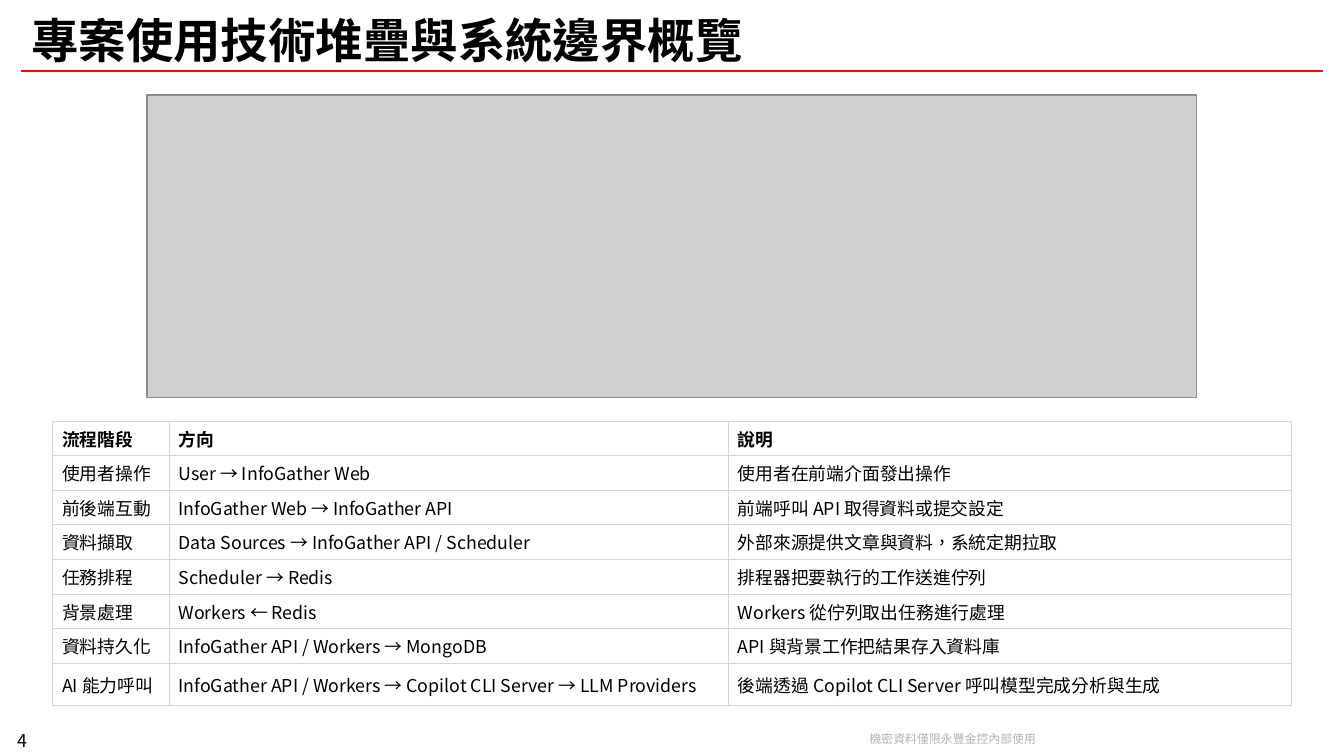
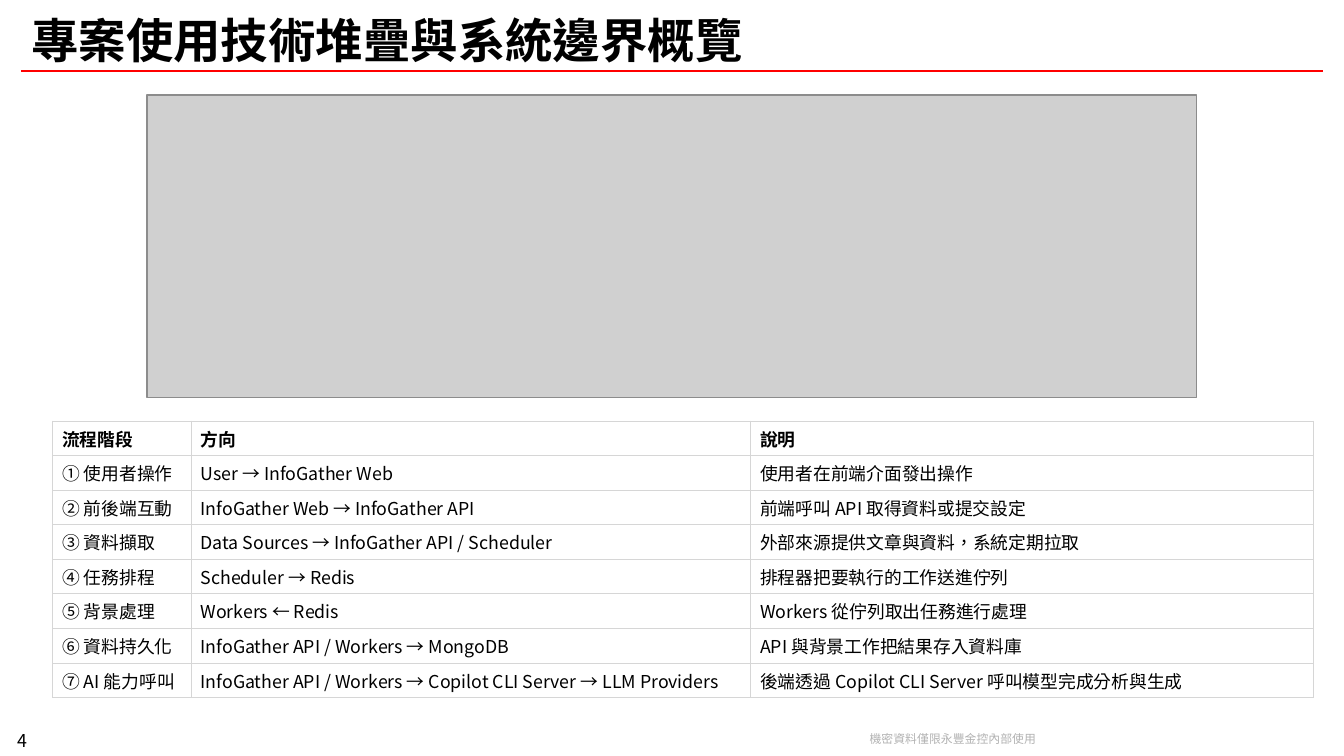
Before and after one commit to chunkai1312/temp, a slide deck: slide 4 of infogather.pptx. Drawn at 1344x756 pixels with LibreOffice and Linux fonts; fonts in the diff are those of the drawing; grey boxes stand for pictures; background and template pictures are left out. Boxes give left, top, right and bottom in pixels: in the first picture for what was removed or moved away, otherwise in the second. Text is boxed around its words. In the diff, an @@ line names an element or a change of style, - is before the commit and + after.

Commit message:
chore: add

```diff
--- a/infogather.pptx
+++ b/infogather.pptx
@@ table at (x1=52, y1=421, x2=1313, y2=696) @@
-row 2, column 1: 使用者操作
+row 2, column 1: ① 使用者操作
-row 3, column 1: 前後端互動
+row 3, column 1: ② 前後端互動
-row 4, column 1: 資料擷取
+row 4, column 1: ③ 資料擷取
-row 5, column 1: 任務排程
+row 5, column 1: ④ 任務排程
-row 6, column 1: 背景處理
+row 6, column 1: ⑤ 背景處理
-row 7, column 1: 資料持久化
+row 7, column 1: ⑥ 資料持久化
-row 8, column 1: AI 能力呼叫
+row 8, column 1: ⑦ AI 能力呼叫
@@ table resized from (x1=52, y1=421, x2=1291, y2=700) to (x1=52, y1=421, x2=1313, y2=696) @@
```
